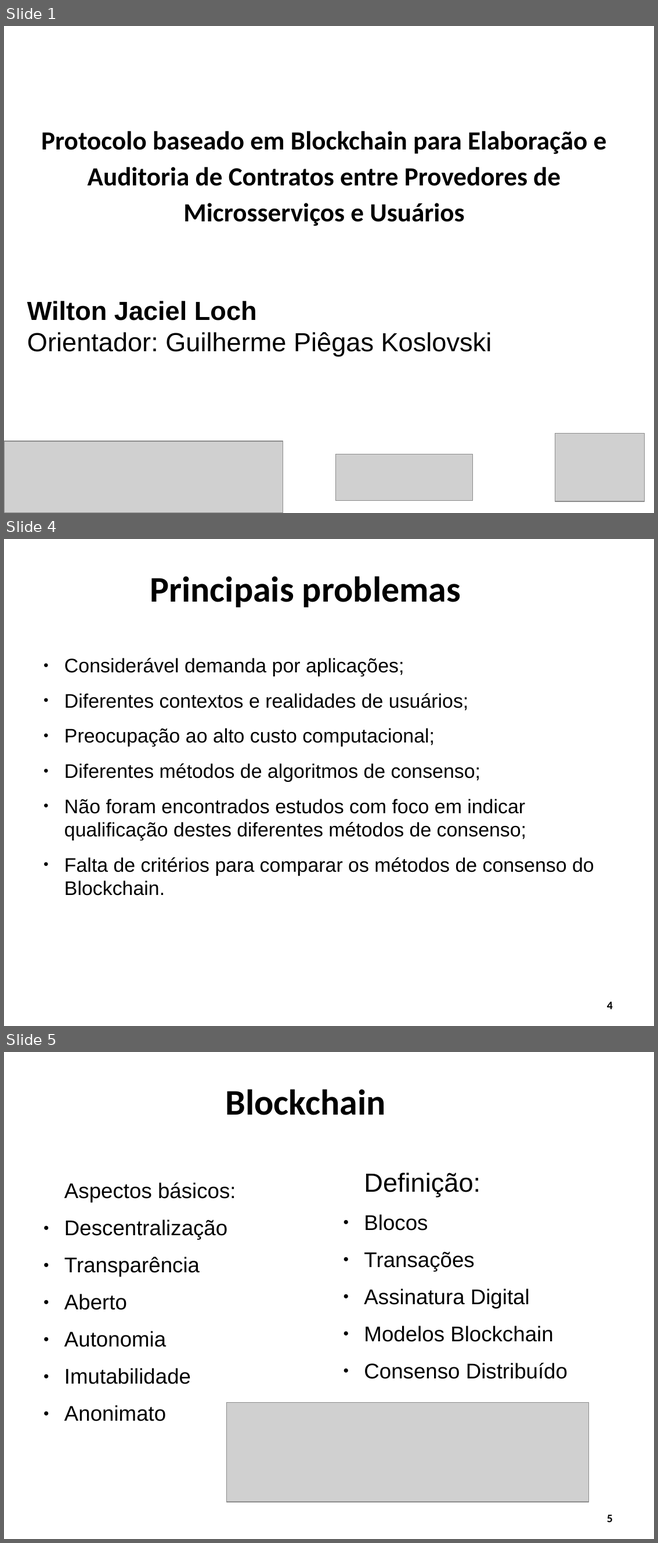
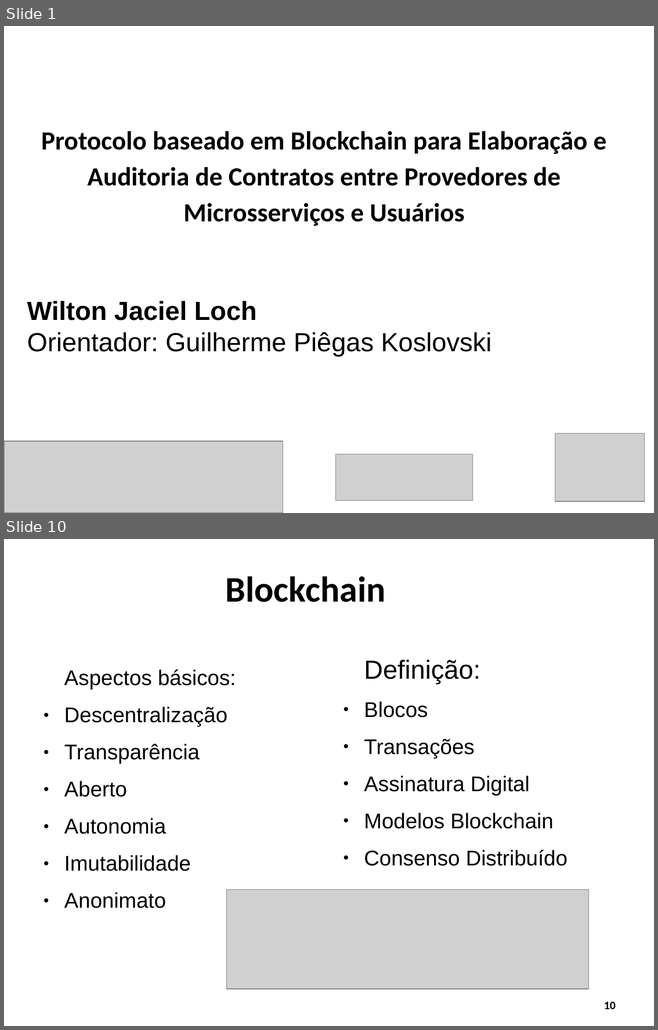
Before and after one commit to WiltonLoch/TCC, a slide deck: apresentacao_TCC_wilton.odp. Shown one above the other, each under a label of ours: slides 1, 4 and 5 before the commit, slides 1 and 10 after it; the slides between them are not shown. The pictures are 658x1543 and 658x1030 pixels, drawn with LibreOffice and Linux fonts; fonts in the diff are those of the drawing; grey boxes stand for pictures; background and template pictures are left out. Boxes give left, top, right and bottom in pixels: in the first picture for what was removed or moved away, otherwise in the second. Text is boxed around its words. In the diff, an @@ line names an element or a change of style, - is before the commit and + after.

```diff
--- a/apresentacao_TCC_wilton.odp
+++ b/apresentacao_TCC_wilton.odp
@@ slide 4 removed at (4, 539, 654, 1026), background #FFFFFF @@
@@ title removed at (150, 576, 460, 607) @@
-Principais problemas
@@ text removed at (64, 658, 594, 896) @@
-● Considerável demanda por aplicações;
-● Diferentes contextos e realidades de usuários;
-● Preocupação ao alto custo computacional;
-● Diferentes métodos de algoritmos de consenso;
-● Não foram encontrados estudos com foco em indicar qualificação destes diferentes métodos de consenso;
-● Falta de critérios para comparar os métodos de consenso do Blockchain.
@@ page number removed at (607, 1002, 612, 1009) @@
-4
@@ what was slide 5 is now slide 10 @@
@@ page number at (604, 1002, 615, 1009): text changed @@
-5
+10
```
Also in this commit, not shown: 5 slides changed, 7 slides added, 1 other slide removed.
